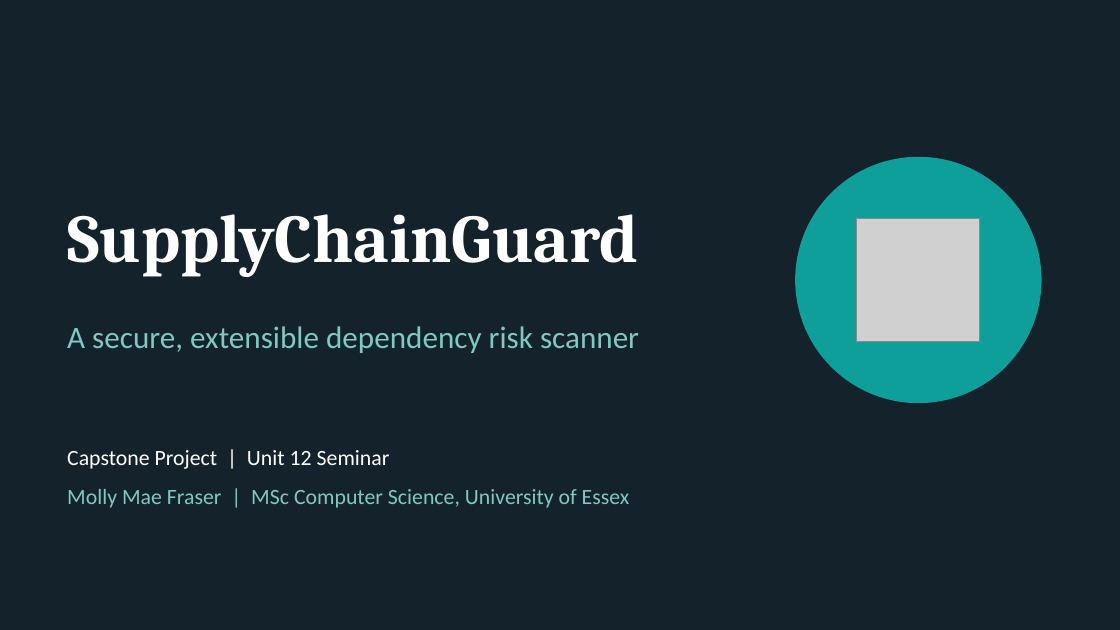
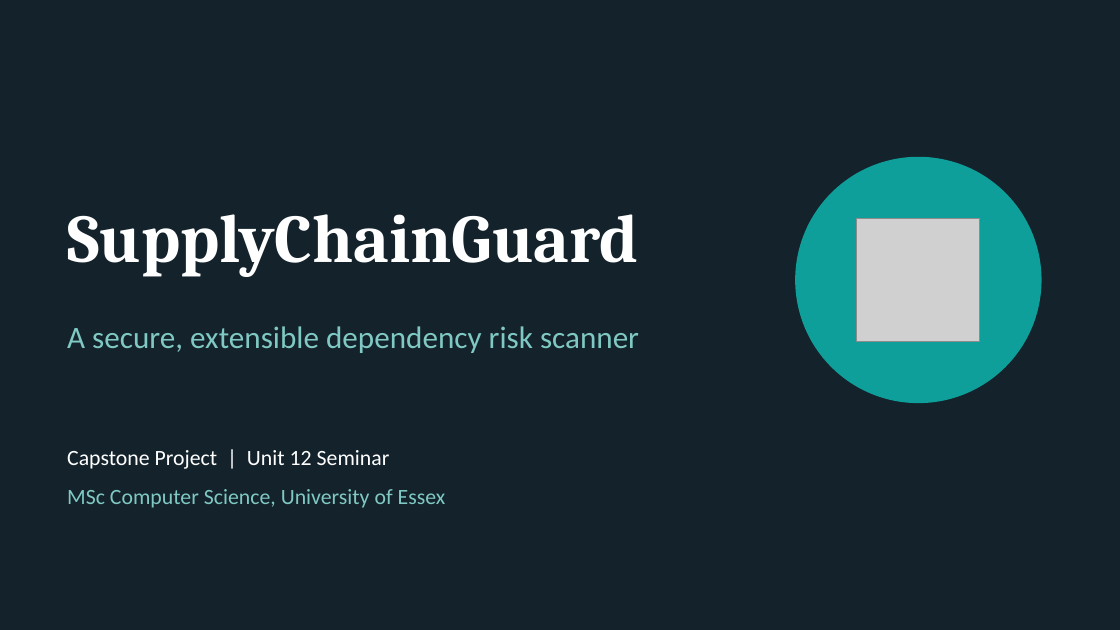
Before and after one commit to mollymaefraser/MSc-Cyber-Security-MMF, a slide deck: slide 1 of Object Oriented Design and Programming/Seminars/Seminar12/SupplyChainGuard_Capstone.pptx. Drawn at 1120x630 pixels with LibreOffice and Linux fonts; fonts in the diff are those of the drawing; grey boxes stand for pictures. Boxes give left, top, right and bottom in pixels: in the first picture for what was removed or moved away, otherwise in the second. Text is boxed around its words. In the diff, an @@ line names an element or a change of style, - is before the commit and + after.

```diff
--- a/Object Oriented Design and Programming/Seminars/Seminar12/SupplyChainGuard_Capstone.pptx
+++ b/Object Oriented Design and Programming/Seminars/Seminar12/SupplyChainGuard_Capstone.pptx
@@ text at (x1=67, y1=489, x2=446, y2=508): text changed @@
-Molly Mae Fraser | MSc Computer Science, University of Essex
+MSc Computer Science, University of Essex
```
Also in this commit, not shown: 1 other slide changed, 37 other files.
